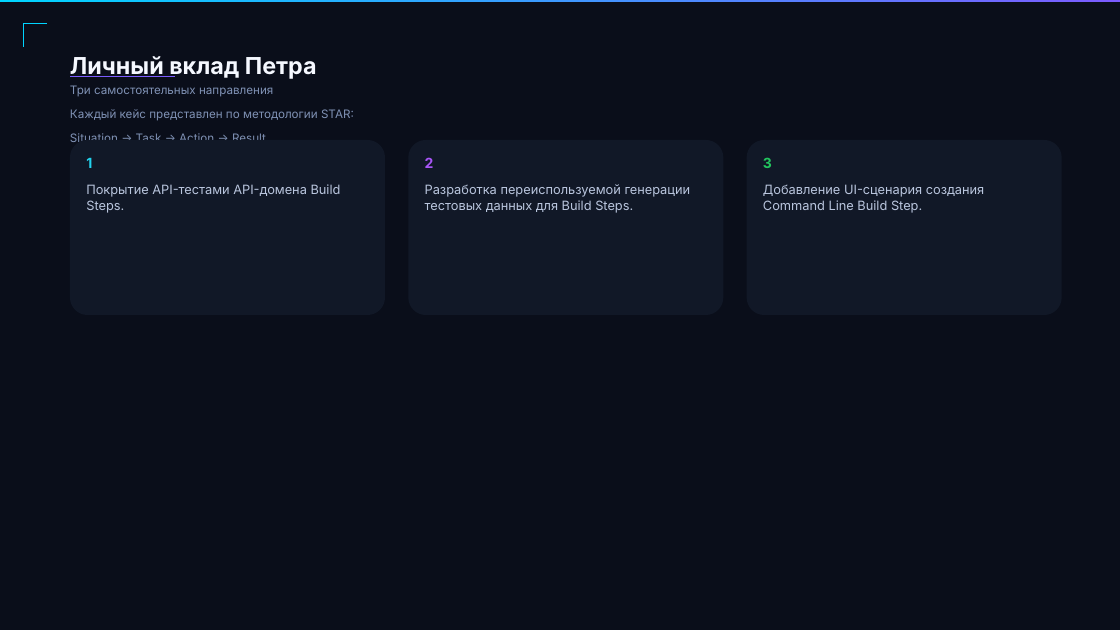
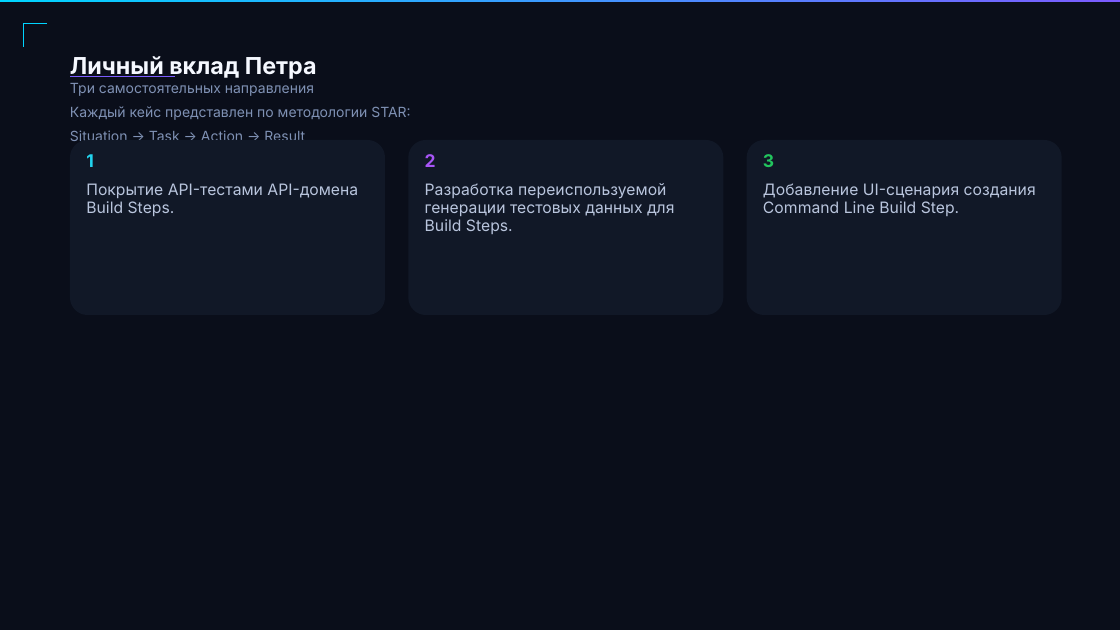
Before and after one commit to get-offer-in-qa-auto/snake-team-5.0, a slide deck: slide 26 of docs/Cyberpunk_QA_Automation_Deck_corrected.pptx. Drawn at 1120x630 pixels with LibreOffice and Linux fonts; fonts in the diff are those of the drawing. Boxes give left, top, right and bottom in pixels: in the first picture for what was removed or moved away, otherwise in the second. Text is boxed around its words. In the diff, an @@ line names an element or a change of style, - is before the commit and + after.

```diff
--- a/docs/Cyberpunk_QA_Automation_Deck_corrected.pptx
+++ b/docs/Cyberpunk_QA_Automation_Deck_corrected.pptx
@@ text "Три самостоятельных направления" at (70, 83, 410, 141): size 15 to 18 pt @@
@@ size 18 to 22.5 pt in 3 elements at (86, 154, 94, 167), (425, 154, 436, 167), (763, 154, 774, 167) @@
@@ size 16.5 to 20.2 pt; line spacing 1.05 to 0.96 in 3 elements at (86, 183, 358, 216), (425, 183, 674, 234), (763, 183, 1036, 216) @@
```
Also in this commit, not shown: 31 other slides changed.
